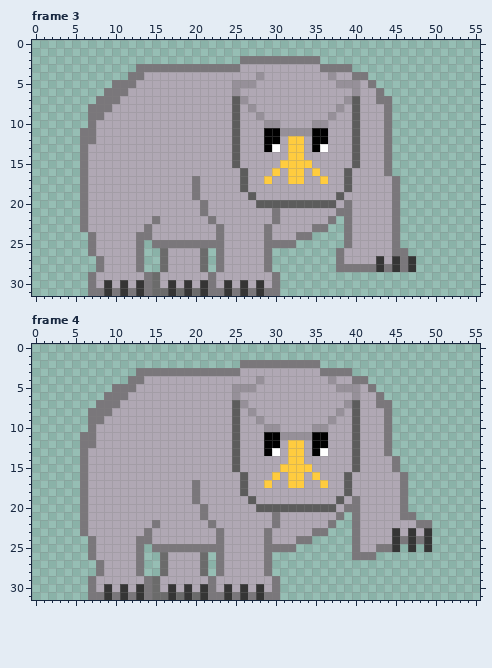
One commit to this pixel-art file: Roguelike TBS/Assets/Sprites/Aseprite Files/OwlbearAttack.ase. This is how it looked before the edit.
56x32 pixels, 7 frames. Colours within 5 levels of each other are drawn and written as one. Shown: frame 3, frame 4. The commit also changed other frames, which this record leaves out.
The same view after the edit:
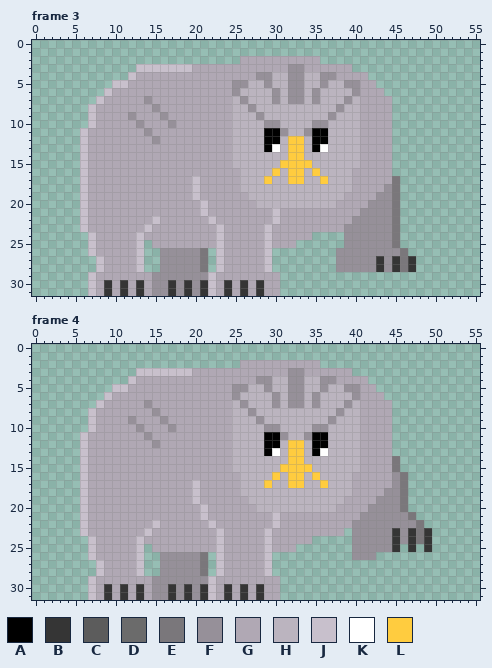
Palette (. is transparent): A #000000  B #353535  C #5c5c5c  D #6b6b6b  E #7a777b  F #969099  G #b0a8b4  H #bbb4bf  J #c8c0cc  K #ffffff  L #ffcc3f
The edit:
Changed rows in their new state; - is an unchanged pixel.
Frame 3, layers "Head", "Body":
first column x 6:
 2 --------------------GGGGGGGGGG----------
 3 -------JJJJJJJGGGGGG------FF--GGGG------
 4 ------JG---------------FHHFFHHF---GG----
 5 ----JJG--------------HHFHHFFHHFHH---G---
 6 ---JGG--------------HHHHFHFFHFHHHH---G--
 7 --JGG---F----------H-HHHFHFFHFHHH-H--GG-
 8 -JGG-----F---------HH-HHHHHHHHHH-HH---G-
 9 -JG---F---F--------HHH-HHHHHHHH-HHH---G-
10 -J-----F---F-------HHHH--HHHH--HHHH---G-
11 JG------F----------HHHH---HH---HHHH---G-
12 JG-------F---------HHHH--H--H--HHHH---G-
13 J------------------HHHH--H--H--HHHH---G-
14 J------------------HHHHHHH--HHHHHHH---G-
15 J------------------HHHHHH----HHHHHH---G-
16 J-------------------HHHH-H--H-HHHH----G-
17 J-------------J-----HHH-HH--HH-HHH------
18 J-------------J-----HHHHHHHHHHHHHH----F-
19 J-------------J------HHHHHHHHHHHH----FF-
20 J--------------J------HHHHHHHHHH-G--FFF-
21 J--------------J--------J-------GG-FFFF-
22 J--------J------J-------J------GGGFFFFF-
23 J-------J--------J-----J-----GGGGFFFFFF-
24 -J-----JG--------J-----J---GG----FFFFFF-
25 -J-----J-GGGGGGGGJ-----JGGG------FFFFFF-
26 -J-----J--FFFFFE-J-----J--------FFFFFFFF
27 --J----J--FFFFFE-J-----J--------FFFFF-F-
28 --J----J--FFFFFE-J-----J--------FFFFF-F-
29 -J------GFFFFFFFJ-------G---------------
30 -J------GFF-F-F-J-------G---------------
31 -JG-G-G-GFF-F-F-JG-G-G-GG---------------
Frame 4, layers "Head", "Body":
first column x 6:
 2 --------------------GGGGGGGGGG--------------
 3 -------JJJJJJJGGGGGG------FF--GGGG----------
 4 ------JG---------------FHHFFHHF---GG--------
 5 ----JJG--------------HHFHHFFHHFHH---G-------
 6 ---JGG--------------HHHHFHFFHFHHHH---G------
 7 --JGG---F----------H-HHHFHFFHFHHH-H--GG-----
 8 -JGG-----F---------HH-HHHHHHHHHH-HH---G-----
 9 -JG---F---F--------HHH-HHHHHHHH-HHH---G-----
10 -J-----F---F-------HHHH--HHHH--HHHH---G-----
11 JG------F----------HHHH---HH---HHHH---G-----
12 JG-------F---------HHHH--H--H--HHHH---G-----
13 J------------------HHHH--H--H--HHHH---G-----
14 J------------------HHHHHHH--HHHHHHH---------
15 J------------------HHHHHH----HHHHHH---------
16 J-------------------HHHH-H--H-HHHH-----F----
17 J-------------J-----HHH-HH--HH-HHH-----F----
18 J-------------J-----HHHHHHHHHHHHHH----FF----
19 J-------------J------HHHHHHHHHHHH-G--FFF----
20 J--------------J------HHHHHHHHHH-GG-FFFF----
21 J--------------J--------J-------GGGFFFFFF---
22 J--------J------J-------J------GGGFFFFFFFF-.
23 J-------J--------J-----J-----GGGG-FFFFF-F-E-
24 -J-----JG--------J-----J---GG-----FFFFF-F---
25 -J-----J-GGGGGGGGJ-----JGGG-------FFFFF-----
26 -J-----J--FFFFFE-J-----J----------FFF-------
27 --J----J--FFFFFE-J-----J--------------------
28 --J----J--FFFFFE-J-----J--------------------
29 -J------GFFFFFFFJ-------G-------------------
30 -J------GFF-F-F-J-------G-------------------
31 -JG-G-G-GFF-F-F-JG-G-G-GG-------------------
